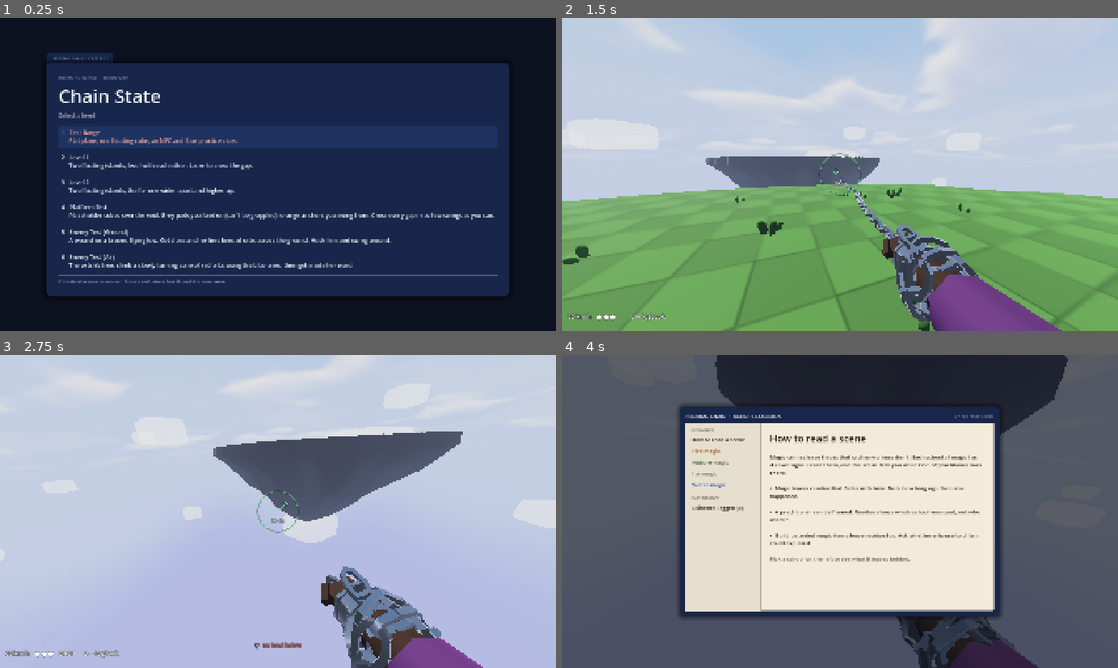
Above: before the commit, frames 1-4 (two rows, left to right).
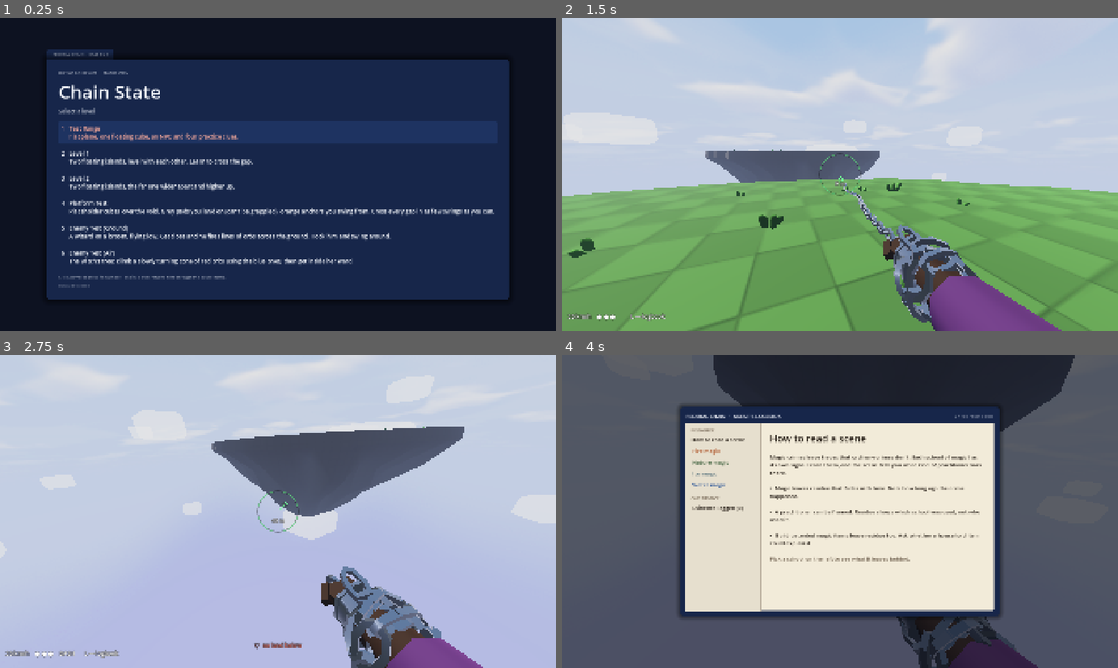
Above: after the commit, the same moments.

Repository: Kmad666/Chain-State
Game: Godot game, scene res://scenes/level_select.tscn
Same seed, same stepped clock (60 frames per second), same inputs: the game is played once before the commit and once after it.
Inputs (mouse positions are in pixels of both pictures, inside the frame that each line leads up to):
- Up to frame 1 (0.25 s): no input
- Up to frame 2 (1.5 s): click "2 Level 1 Two floating island…" at 0.5 s; tap Enter at 1.25 s; move the mouse to (867, 174) at 1.27 s; hold W (move_forward) from 1.28 s (still down); tap Shift (dash) at 1.35 s; click (867, 174) at 1.42 s
- Up to frame 3 (2.75 s): keep holding W (move_forward); tap Space (jump) at 1.52, 2.27 s; move the mouse to (250, 511) at 2.02 s; click (250, 511) at 2.1 s
- Up to frame 4 (4 s): keep holding W (move_forward); move the mouse to (851, 505) at 2.77 s; hold E (interact) 2.78-3.53 s; move the mouse to (834, 517) at 3.52 s; tap L (logbook) at 3.6 s; click (834, 517) at 3.67 s; tap Space (jump) at 3.77 s

The runs differ from the first frame. In frame 1, 10% of the frame differs, in the area x 8-92%, y 10-90%; in frame 2, 6.5%; in frame 3, 2.2%; in frame 4, 0.4%.

Commit message:
Show the build number on the level select (stamped by CI) so it's clear which version is loaded
Co-Authored-By: Claude Opus 5.5 <noreply@anthropic.com>
Claude-Session: https://claude.ai/code/session_01FzyxQjpmWa5uhDiE9EGj9k

Diff:
--- a/scripts/ui/level_select.gd
+++ b/scripts/ui/level_select.gd
@@ -98,8 +98,20 @@
 	rule2.custom_minimum_size.y = 1
 	col.add_child(rule2)
 	col.add_child(_label("Click a level or press its number.   Esc in a level returns here through the pause menu.", 14, SOFT))
+	col.add_child(_label(build_stamp(), 13, Color(PAPER, 0.4)))
 	if _buttons.size() > 0:
 		_buttons[0].grab_focus.call_deferred()
+
+
+## "BUILD 1c67fcd · 2026-10-29 18:11 UTC": written by CI into data/build.json,
+## so you can tell at a glance whether you're on the newest version.
+static func build_stamp() -> String:
+	var f := FileAccess.open("res://data/build.json", FileAccess.READ)
+	if f:
+		var d = JSON.parse_string(f.get_as_text())
+		if d is Dictionary:
+			return "BUILD %s  ·  %s" % [d.get("build", "?"), d.get("date", "")]
+	return "BUILD dev (local)"
 
 
 func _label(t: String, sz: int, c: Color) -> Label:
--- a/tests/test_runner.gd
+++ b/tests/test_runner.gd
@@ -176,6 +176,8 @@
 	get_tree().root.add_child(menu)
 	await get_tree().process_frame
 	check(menu._buttons.size() == Levels.LIST.size(), "menu lists every level")
+	check(menu._buttons.any(func(b): return "Platform Test" in b.text), "the Platform Test is on the menu")
+	check(menu.build_stamp().begins_with("BUILD "), "the menu shows a build number (%s)" % menu.build_stamp())
 	await shot("10_level_select")
 	menu.queue_free()
 	await get_tree().process_frame
Not shown, changed: .github/workflows/deploy.yml
Not shown, changed: .gitignore
